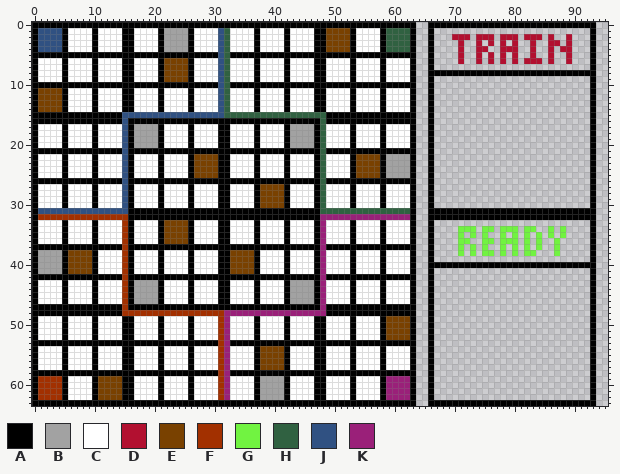
Sprite sheet -- board.png. The picture above is the old version.
The file is 384x256 pixels, drawn in blocks of 4x4; one block is one cell here.
Palette (. is transparent): A #000000  B #a2a2a2  C #ffffff  D #b21030  E #794100  F #a23000  G #71f341  H #306141  J #305182  K #9a2079
Once edited:
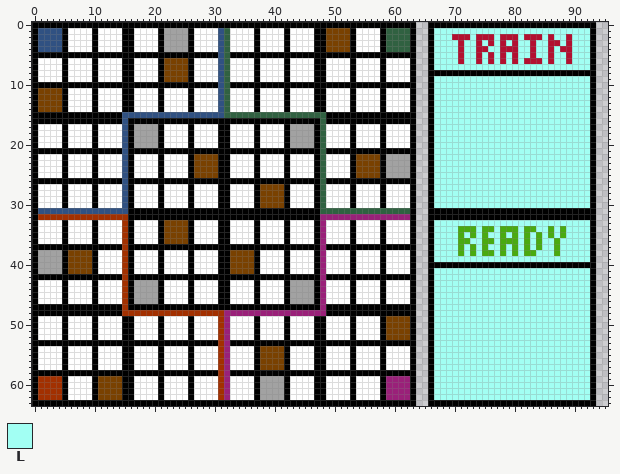
Colours new in this view: L #a2fff3
Difference:
colour G: #71f341 -> #49aa10
Changed rows in their new state; - is a pixel that keeps its letter.
first column x 67:
 1 LLLLLLLLLLLLLLLLLLLLLLLLLL
 2 LLL---L---L---L---L-LL-LLL
 3 LLLL-LL-L-L-L-LL-LL--L-LLL
 4 LLLL-LL--LL---LL-LL-L--LLL
 5 LLLL-LL-L-L-L-LL-LL-LL-LLL
 6 LLLL-LL-L-L-L-L---L-LL-LLL
 7 LLLLLLLLLLLLLLLLLLLLLLLLLL
 9 LLLLLLLLLLLLLLLLLLLLLLLLLL
10 LLLLLLLLLLLLLLLLLLLLLLLLLL
11 LLLLLLLLLLLLLLLLLLLLLLLLLL
12 LLLLLLLLLLLLLLLLLLLLLLLLLL
13 LLLLLLLLLLLLLLLLLLLLLLLLLL
14 LLLLLLLLLLLLLLLLLLLLLLLLLL
15 LLLLLLLLLLLLLLLLLLLLLLLLLL
16 LLLLLLLLLLLLLLLLLLLLLLLLLL
17 LLLLLLLLLLLLLLLLLLLLLLLLLL
18 LLLLLLLLLLLLLLLLLLLLLLLLLL
19 LLLLLLLLLLLLLLLLLLLLLLLLLL
20 LLLLLLLLLLLLLLLLLLLLLLLLLL
21 LLLLLLLLLLLLLLLLLLLLLLLLLL
22 LLLLLLLLLLLLLLLLLLLLLLLLLL
23 LLLLLLLLLLLLLLLLLLLLLLLLLL
24 LLLLLLLLLLLLLLLLLLLLLLLLLL
25 LLLLLLLLLLLLLLLLLLLLLLLLLL
26 LLLLLLLLLLLLLLLLLLLLLLLLLL
27 LLLLLLLLLLLLLLLLLLLLLLLLLL
28 LLLLLLLLLLLLLLLLLLLLLLLLLL
29 LLLLLLLLLLLLLLLLLLLLLLLLLL
30 LLLLLLLLLLLLLLLLLLLLLLLLLL
33 LLLLLLLLLLLLLLLLLLLLLLLLLL
34 LLLL---L--L---L--LL-L-LLLL
35 LLLL-L-L-LL-L-L-L-L-L-LLLL
36 LLLL--LL--L---L-L-LL-LLLLL
37 LLLL-L-L-LL-L-L-L-LL-LLLLL
38 LLLL-L-L--L-L-L--LLL-LLLLL
39 LLLLLLLLLLLLLLLLLLLLLLLLLL
41 LLLLLLLLLLLLLLLLLLLLLLLLLL
42 LLLLLLLLLLLLLLLLLLLLLLLLLL
43 LLLLLLLLLLLLLLLLLLLLLLLLLL
44 LLLLLLLLLLLLLLLLLLLLLLLLLL
45 LLLLLLLLLLLLLLLLLLLLLLLLLL
46 LLLLLLLLLLLLLLLLLLLLLLLLLL
47 LLLLLLLLLLLLLLLLLLLLLLLLLL
48 LLLLLLLLLLLLLLLLLLLLLLLLLL
49 LLLLLLLLLLLLLLLLLLLLLLLLLL
50 LLLLLLLLLLLLLLLLLLLLLLLLLL
51 LLLLLLLLLLLLLLLLLLLLLLLLLL
52 LLLLLLLLLLLLLLLLLLLLLLLLLL
53 LLLLLLLLLLLLLLLLLLLLLLLLLL
54 LLLLLLLLLLLLLLLLLLLLLLLLLL
55 LLLLLLLLLLLLLLLLLLLLLLLLLL
56 LLLLLLLLLLLLLLLLLLLLLLLLLL
57 LLLLLLLLLLLLLLLLLLLLLLLLLL
58 LLLLLLLLLLLLLLLLLLLLLLLLLL
59 LLLLLLLLLLLLLLLLLLLLLLLLLL
60 LLLLLLLLLLLLLLLLLLLLLLLLLL
61 LLLLLLLLLLLLLLLLLLLLLLLLLL
62 LLLLLLLLLLLLLLLLLLLLLLLLLL
Changed places in both pictures, as pixel boxes (x1, y1, x2, y2):
changed: (434, 28, 590, 400)
